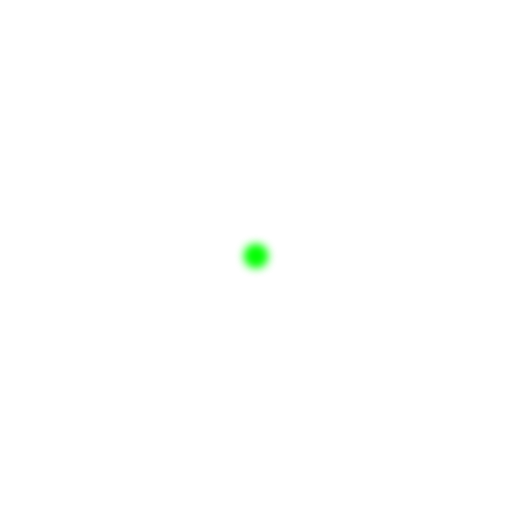
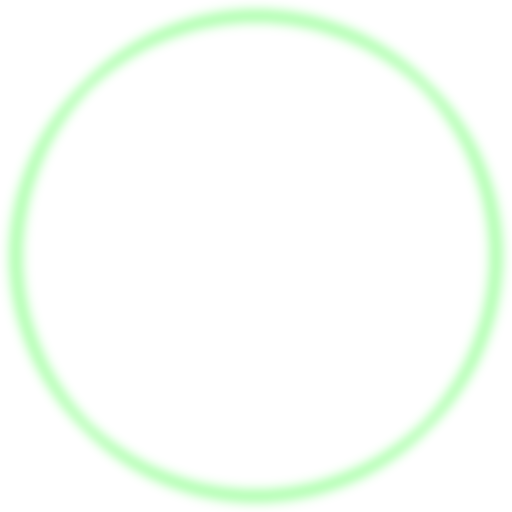
Revision of a layered (512, 512) image; what changed, layer by layer:
showed "Frame 10" over [0, 0, 512, 512]
hid "Frame 1" over [235, 235, 277, 277]
